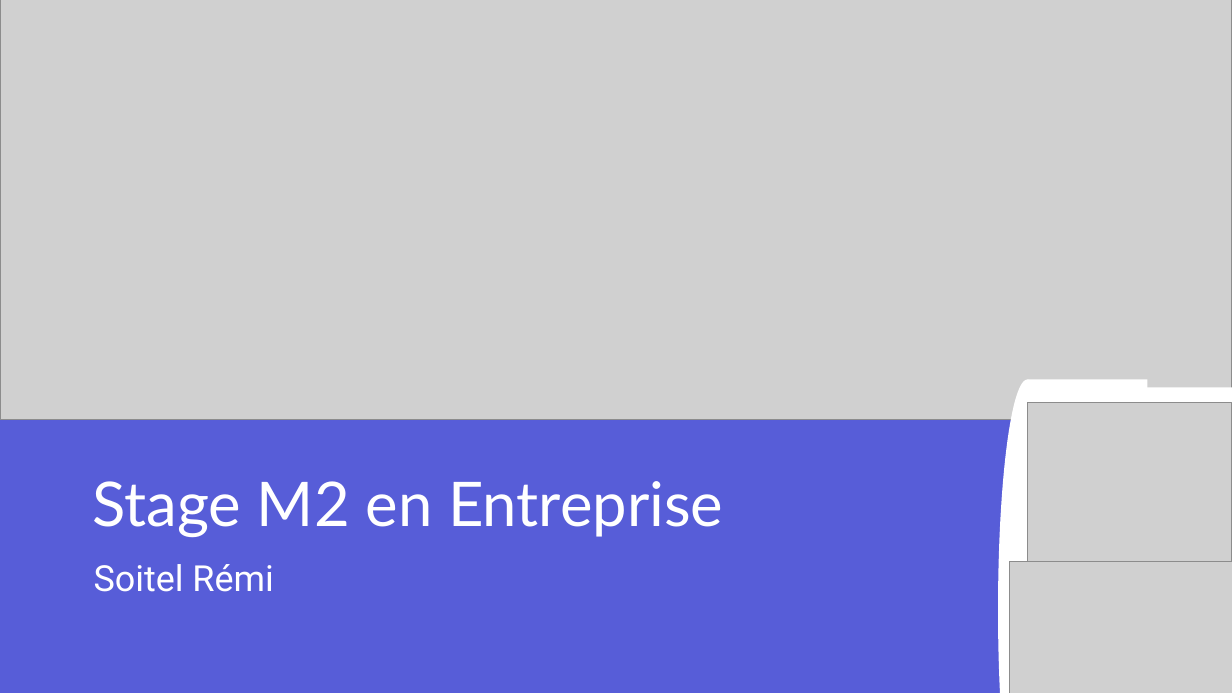
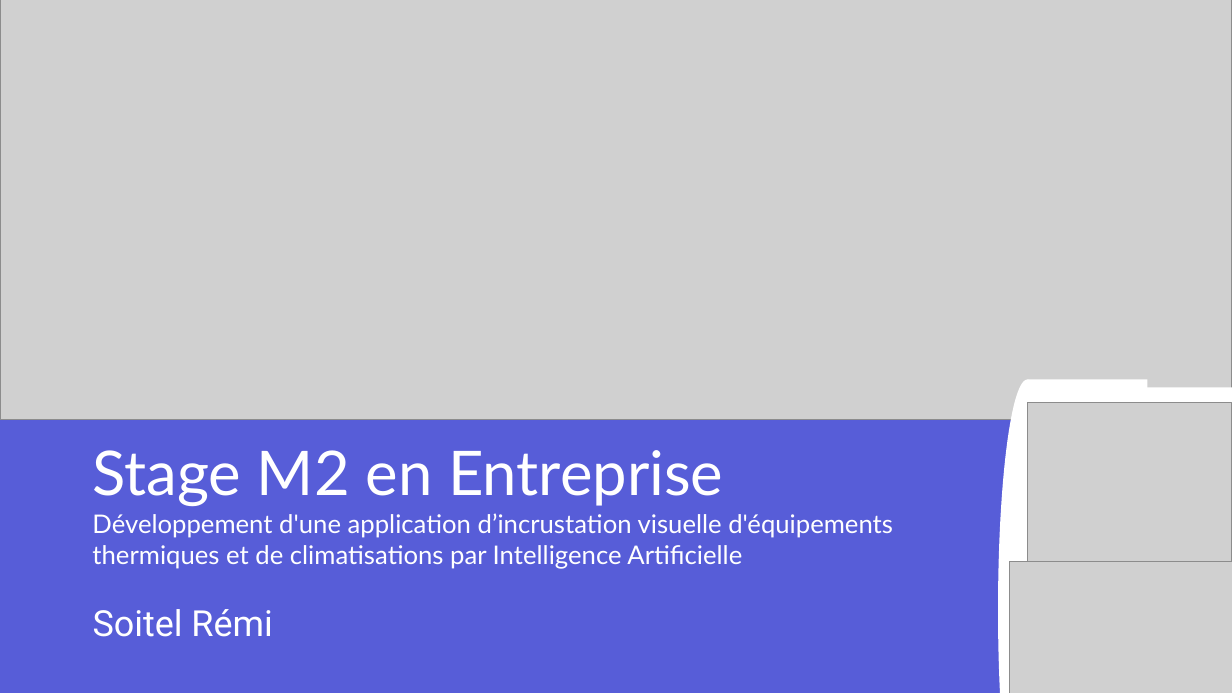
Before and after one commit to UnderBattle/projet_stage_m2, a slide deck: slide 1 of presentation_stage_m2_soitel_remi.pptx. Drawn at 1232x693 pixels with LibreOffice and Linux fonts; fonts in the diff are those of the drawing; grey boxes stand for pictures. Boxes give left, top, right and bottom in pixels: in the first picture for what was removed or moved away, otherwise in the second. Text is boxed around its words. In the diff, an @@ line names an element or a change of style, - is before the commit and + after.

Commit message:
Powerpoint et rapport fini + nouvel architecture de l'application

```diff
--- a/presentation_stage_m2_soitel_remi.pptx
+++ b/presentation_stage_m2_soitel_remi.pptx
@@ title at (92,450,893,569): text changed; size 48 to 20 pt @@
-Stage M2 en Entreprise
+Stage M2 en Entreprise
+Développement d'une application d’incrustation visuelle d'équipements
+thermiques et de climatisations par Intelligence Artificielle
@@ text "Soitel Rémi": place and size @@
-text "Soitel Rémi" at (94,564,273,592)
+text "Soitel Rémi" at (93,609,272,637)
```
Also in this commit, not shown: 4 other slides changed, 14 slides added, 3 slides removed, 7 other files.
